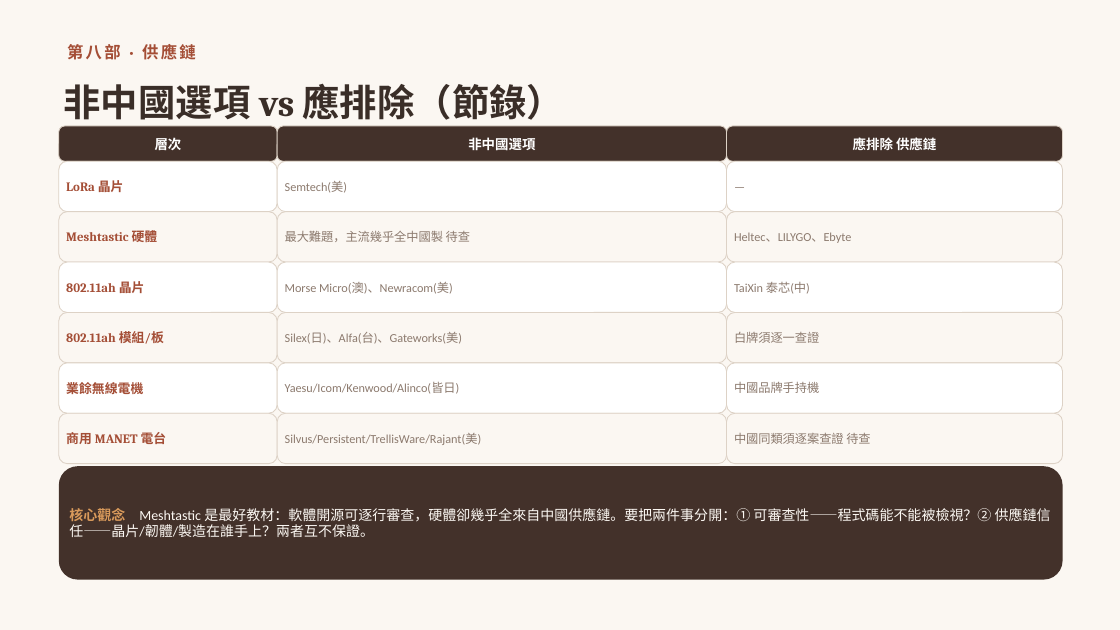
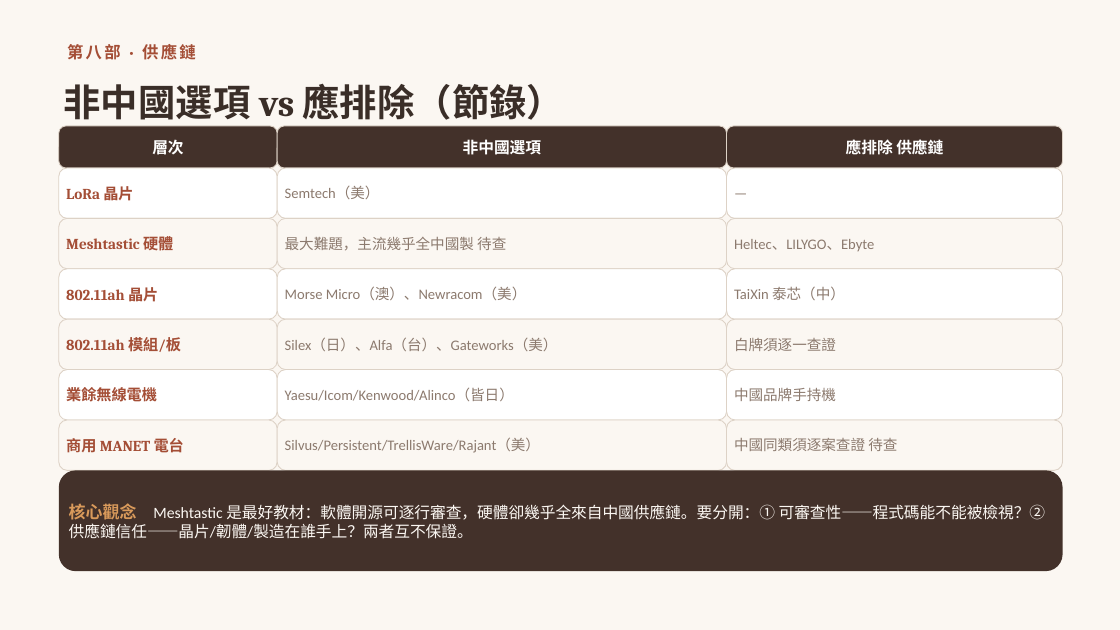
Before and after one commit to winson3QQ/Radio-Advanced, a slide deck: slide 22 of 投影片/進階無線電_第二節_無線科技分層解析.pptx (slide 23 before the commit). Drawn at 1120x630 pixels with LibreOffice and Linux fonts; fonts in the diff are those of the drawing. Boxes give left, top, right and bottom in pixels: in the first picture for what was removed or moved away, otherwise in the second. Text is boxed around its words. In the diff, an @@ line names an element or a change of style, - is before the commit and + after.

```diff
--- a/投影片/進階無線電_第二節_無線科技分層解析.pptx
+++ b/投影片/進階無線電_第二節_無線科技分層解析.pptx
@@ size 11.5 to 13.5 pt in 3 elements at bbox=[277, 126, 727, 168], bbox=[727, 126, 1063, 168], bbox=[59, 126, 277, 168] @@
@@ rounded rectangle "層次": place and size @@
-rounded rectangle "層次" at bbox=[59, 126, 277, 161]
+rounded rectangle "層次" at bbox=[59, 126, 277, 168]
@@ rounded rectangle "非中國選項": place and size @@
-rounded rectangle "非中國選項" at bbox=[277, 126, 727, 161]
+rounded rectangle "非中國選項" at bbox=[277, 126, 727, 168]
@@ rounded rectangle "應排除 供應鏈": place and size @@
-rounded rectangle "應排除 供應鏈" at bbox=[727, 126, 1063, 161]
+rounded rectangle "應排除 供應鏈" at bbox=[727, 126, 1063, 168]
@@ 18 rounded rectangles: place and size @@
-18 rounded rectangles at bbox=[59, 161, 1063, 464]
+18 rounded rectangles at bbox=[59, 168, 1063, 471]
@@ size 10.5 to 12.5 pt in 6 elements at bbox=[727, 319, 1063, 370], bbox=[277, 218, 727, 269], bbox=[727, 218, 1063, 269], bbox=[727, 370, 1063, 420], bbox=[727, 420, 1063, 471], bbox=[727, 168, 1063, 218] @@
@@ text in rounded rectangle at bbox=[285, 186, 380, 199]: text changed; size 10.5 to 12.5 pt @@
-Semtech(美)
+Semtech（美）
@@ text in rounded rectangle at bbox=[285, 287, 527, 300]: text changed; size 10.5 to 12.5 pt @@
-Morse Micro(澳)、Newracom(美)
+Morse Micro（澳）、Newracom（美）
@@ text in rounded rectangle at bbox=[734, 286, 845, 300]: text changed; size 10.5 to 12.5 pt @@
-TaiXin 泰芯(中)
+TaiXin 泰芯（中）
@@ text in rounded rectangle at bbox=[285, 338, 558, 351]: text changed; size 10.5 to 12.5 pt @@
-Silex(日)、Alfa(台)、Gateworks(美)
+Silex（日）、Alfa（台）、Gateworks（美）
@@ text in rounded rectangle at bbox=[285, 388, 514, 401]: text changed; size 10.5 to 12.5 pt @@
-Yaesu/Icom/Kenwood/Alinco(皆日)
+Yaesu/Icom/Kenwood/Alinco（皆日）
@@ size 11 to 13 pt in 6 elements at bbox=[59, 319, 277, 370], bbox=[59, 168, 277, 218], bbox=[59, 218, 277, 269], bbox=[59, 269, 277, 319], bbox=[59, 370, 277, 420], bbox=[59, 420, 277, 471] @@
@@ text in rounded rectangle at bbox=[285, 438, 540, 453]: text changed; size 10.5 to 12.5 pt @@
-Silvus/Persistent/TrellisWare/Rajant(美)
+Silvus/Persistent/TrellisWare/Rajant（美）
@@ rounded rectangle "核心觀念 Meshtastic 是最好教材：軟體開源可逐行審查，硬體卻幾乎全來自中國供應鏈。要分開：① 可審查性——程式 ...": place and size @@
-rounded rectangle "核心觀念 Meshtastic 是最好教材：軟體開源可逐行審查，硬體卻幾乎全來自中國供應鏈。要分開：① 可審查性——程式 ..." at bbox=[59, 466, 1063, 580]
+rounded rectangle "核心觀念 Meshtastic 是最好教材：軟體開源可逐行審查，硬體卻幾乎全來自中國供應鏈。要分開：① 可審查性——程式 ..." at bbox=[59, 471, 1063, 571]
@@ text in rounded rectangle at bbox=[69, 503, 1046, 539]: text changed; size 12 to 13.5 pt @@
-核心觀念 Meshtastic 是最好教材：軟體開源可逐行審查，硬體卻幾乎全來自中國供應鏈。要把兩件事分開：① 可審查性——程式碼能不能被檢視？② 供應鏈信任——晶片/韌體/製造在誰手上？兩者互不保證。
+核心觀念 Meshtastic 是最好教材：軟體開源可逐行審查，硬體卻幾乎全來自中國供應鏈。要分開：① 可審查性——程式碼能不能被檢視？② 供應鏈信任——晶片/韌體/製造在誰手上？兩者互不保證。
```
Also in this commit, not shown: 23 other slides changed, 1 slide added, 2 slides removed.
